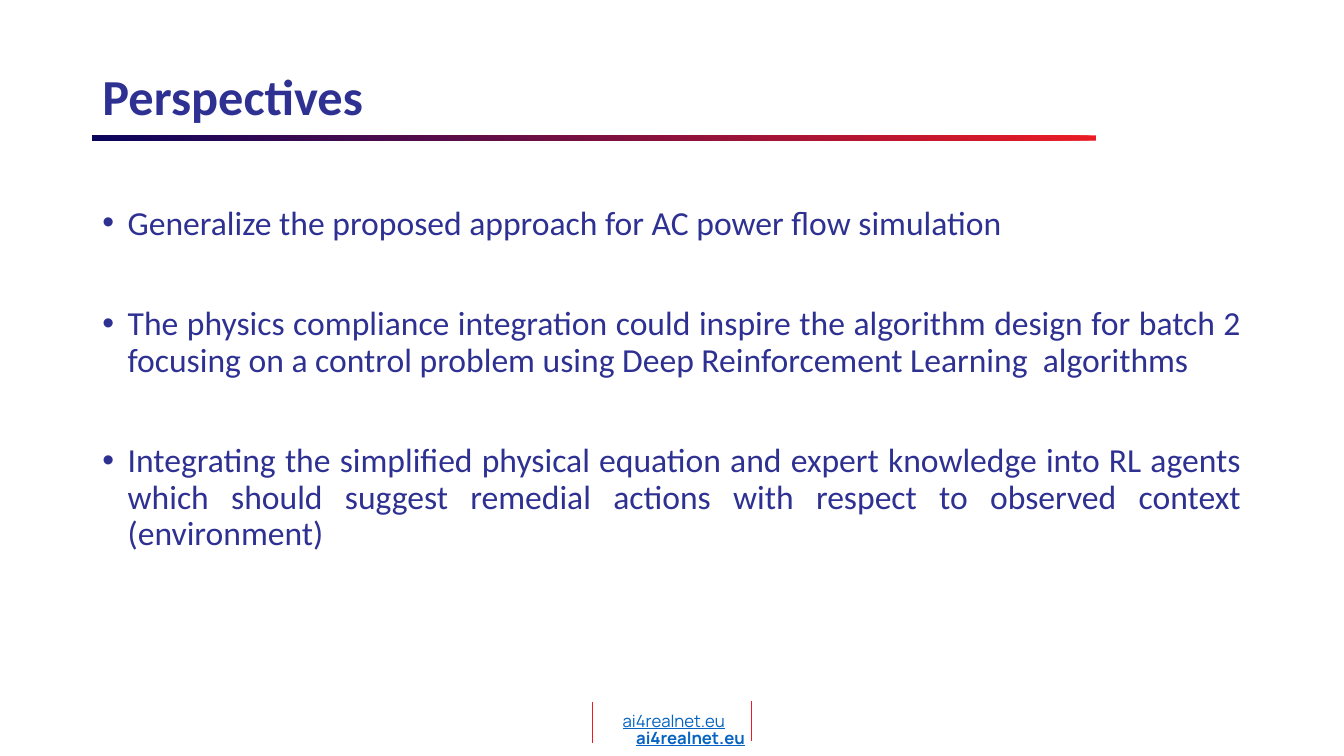
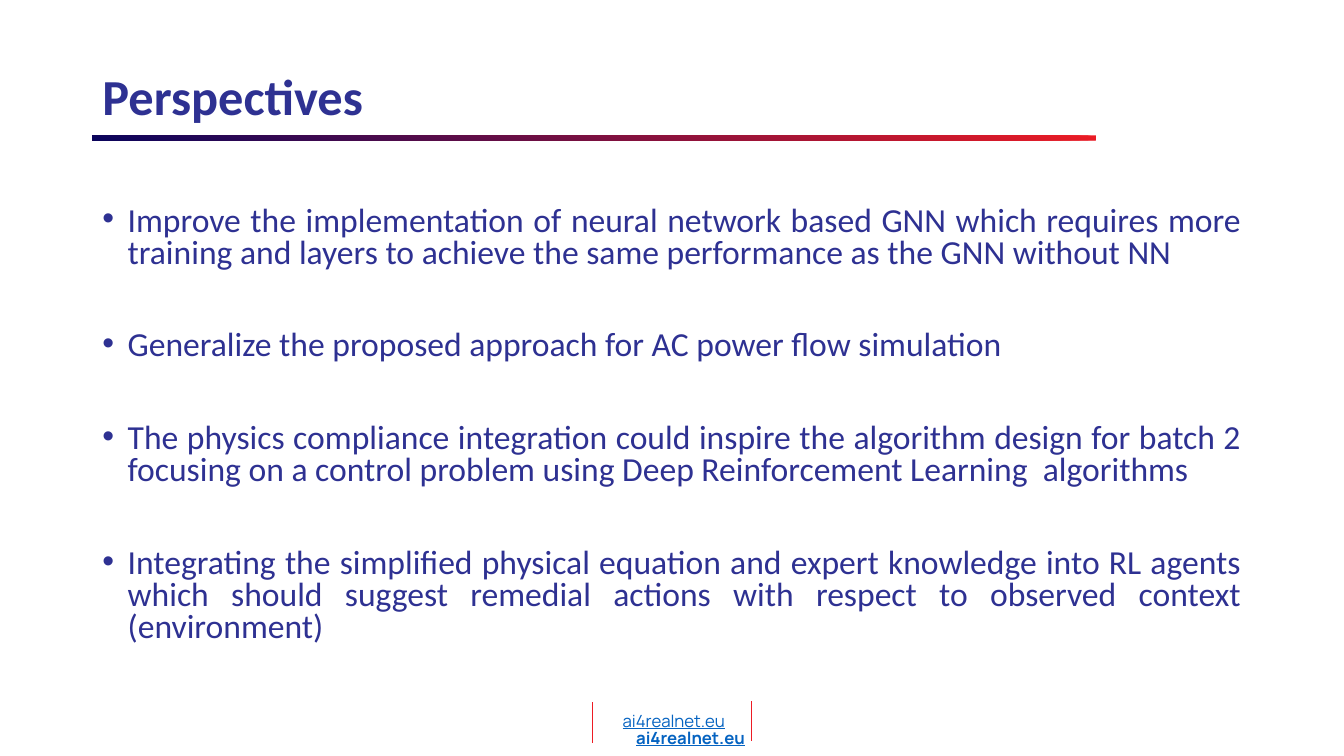
Before and after one commit to AI4REALNET/T2.1_graph_neural_solver, a slide deck: slide 17 of T2.1_KAI_GNN_IRTSX.pptx (slide 11 before the commit). Drawn at 1344x756 pixels with LibreOffice and Linux fonts; fonts in the diff are those of the drawing; background and template pictures are left out. Boxes give left, top, right and bottom in pixels: in the first picture for what was removed or moved away, otherwise in the second. Text is boxed around its words. In the diff, an @@ line names an element or a change of style, - is before the commit and + after.

```diff
--- a/T2.1_KAI_GNN_IRTSX.pptx
+++ b/T2.1_KAI_GNN_IRTSX.pptx
@@ text at (x1=128, y1=208, x2=1241, y2=270): paragraph added @@
+• Improve the implementation of neural network based GNN which requires more training and layers to achieve the same performance as the GNN without NN
@@ text at (x1=128, y1=332, x2=1241, y2=643): line spacing 0.9 to 0.8 @@
```
Also in this commit, not shown: 6 slides added.
